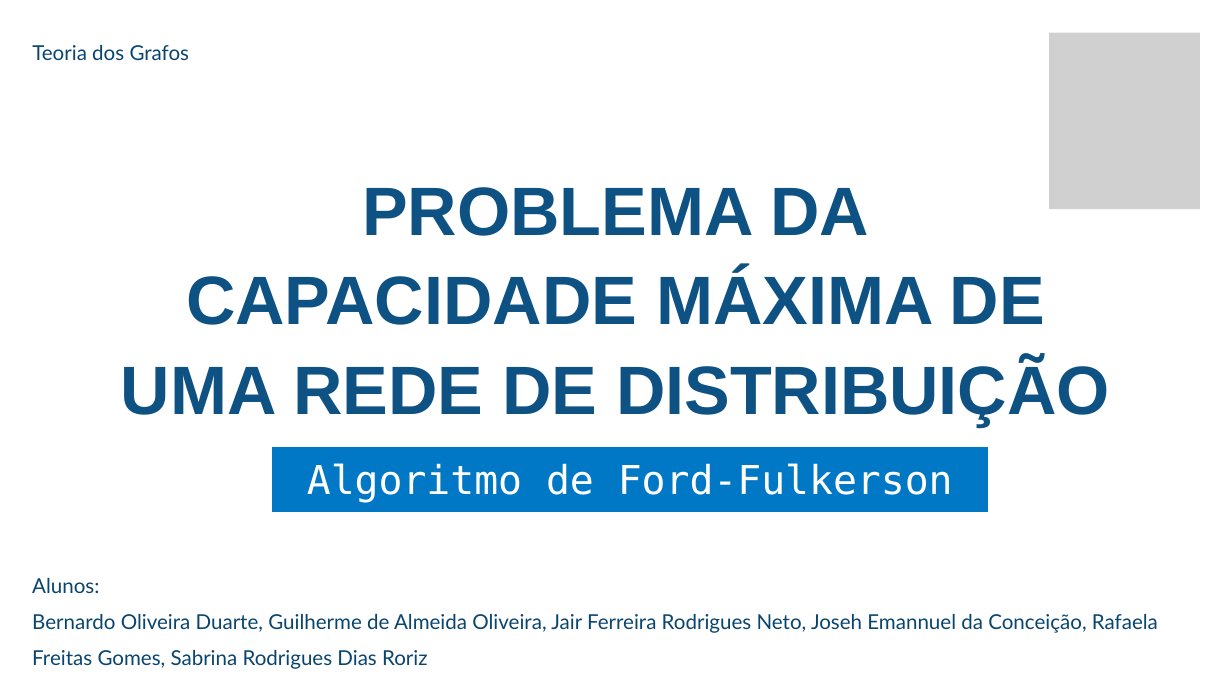
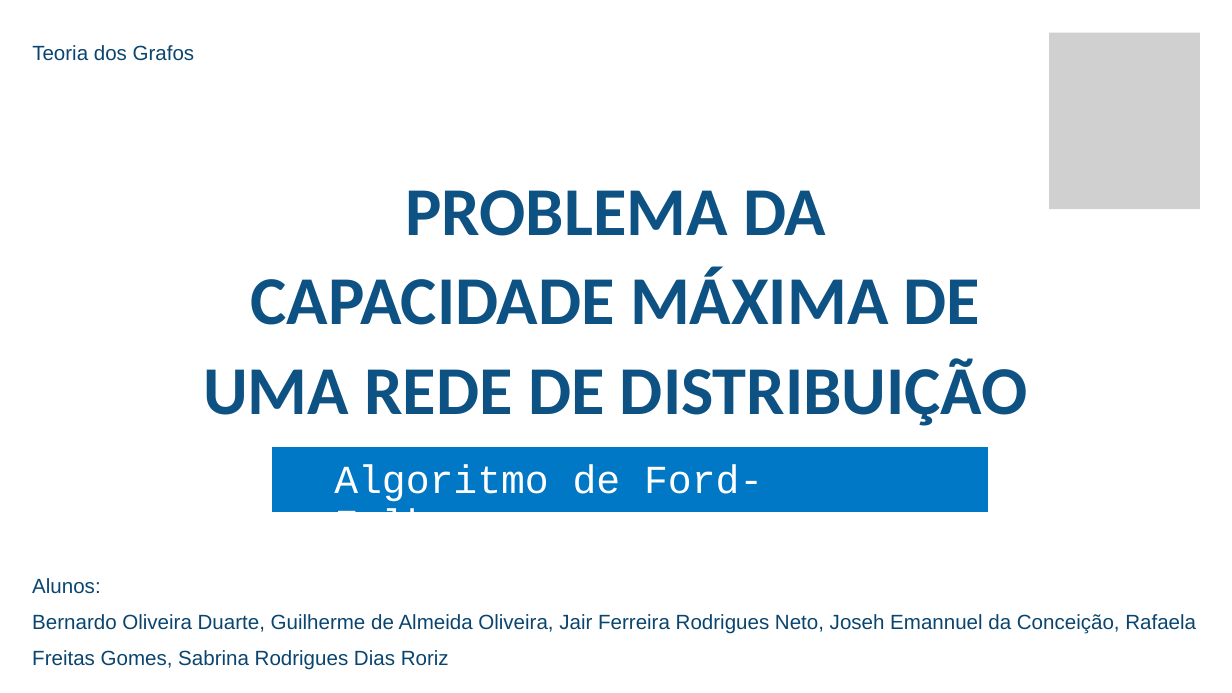
Before and after one commit to jair-ferreira-rodrigues-neto/seminario-grafos, a slide deck: slide 1 of docs/slides/Slides.pptx. Drawn at 1232x693 pixels with LibreOffice and Linux fonts; fonts in the diff are those of the drawing; grey boxes stand for pictures; background and template pictures are left out. Boxes give left, top, right and bottom in pixels: in the first picture for what was removed or moved away, otherwise in the second. Text is boxed around its words. In the diff, an @@ line names an element or a change of style, - is before the commit and + after.

```diff
--- a/docs/slides/Slides.pptx
+++ b/docs/slides/Slides.pptx
@@ text "Teoria dos Grafos" at (32, 45, 195, 61): font Lato to Arial @@
@@ text "PROBLEMA DA CAPACIDADE MÁXIMA DE ..." at (203, 190, 1028, 426): font Arial to Calibri @@
@@ text "Algoritmo de Ford-Fulkerson": place and size @@
-text "Algoritmo de Ford-Fulkerson" at (307, 463, 953, 502)
+text "Algoritmo de Ford-Fulkerson" at (334, 464, 763, 512)
@@ text "Algoritmo de Ford-Fulkerson" at (334, 464, 763, 512): font DejaVu Sans Mono to Courier New @@
@@ text "Alunos:" at (32, 578, 1196, 670): font Lato to Arial @@
```
Also in this commit, not shown: 25 other slides changed, 1 other file.
